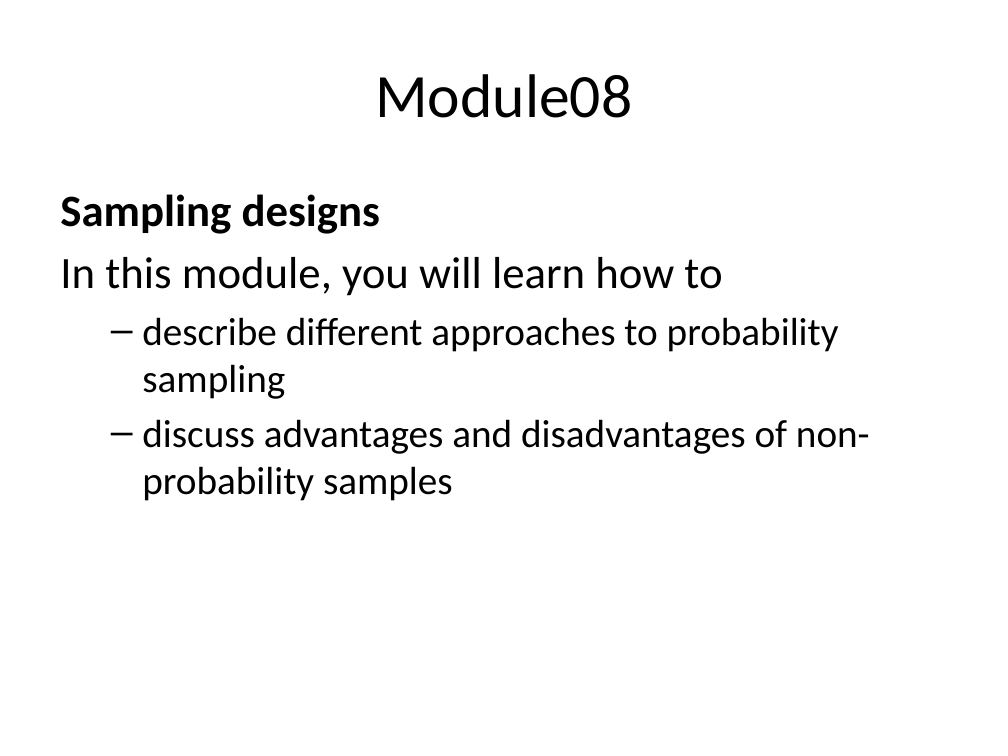
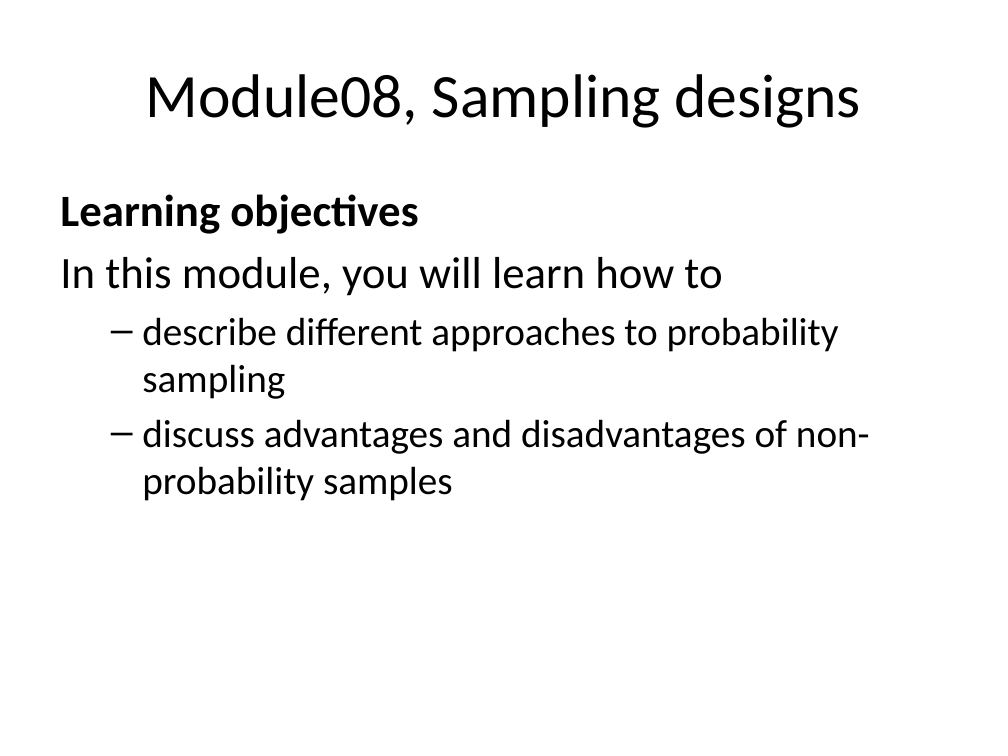
Before and after one commit to pmean/classes, a slide deck: slide 9 of clinical-research-methodology/modules/5510-99-objectives.pptx. Drawn at 1008x756 pixels with LibreOffice and Linux fonts; fonts in the diff are those of the drawing. Boxes give left, top, right and bottom in pixels: in the first picture for what was removed or moved away, otherwise in the second. Text is boxed around its words. In the diff, an @@ line names an element or a change of style, - is before the commit and + after.

```diff
--- a/clinical-research-methodology/modules/5510-99-objectives.pptx
+++ b/clinical-research-methodology/modules/5510-99-objectives.pptx
@@ title at (x1=146, y1=74, x2=860, y2=128): text changed @@
-Module08
+Module08, Sampling designs
@@ text at (x1=60, y1=194, x2=418, y2=234): text changed @@
-Sampling designs
+Learning objectives
```
Also in this commit, not shown: 8 other slides changed, 25 other files.
